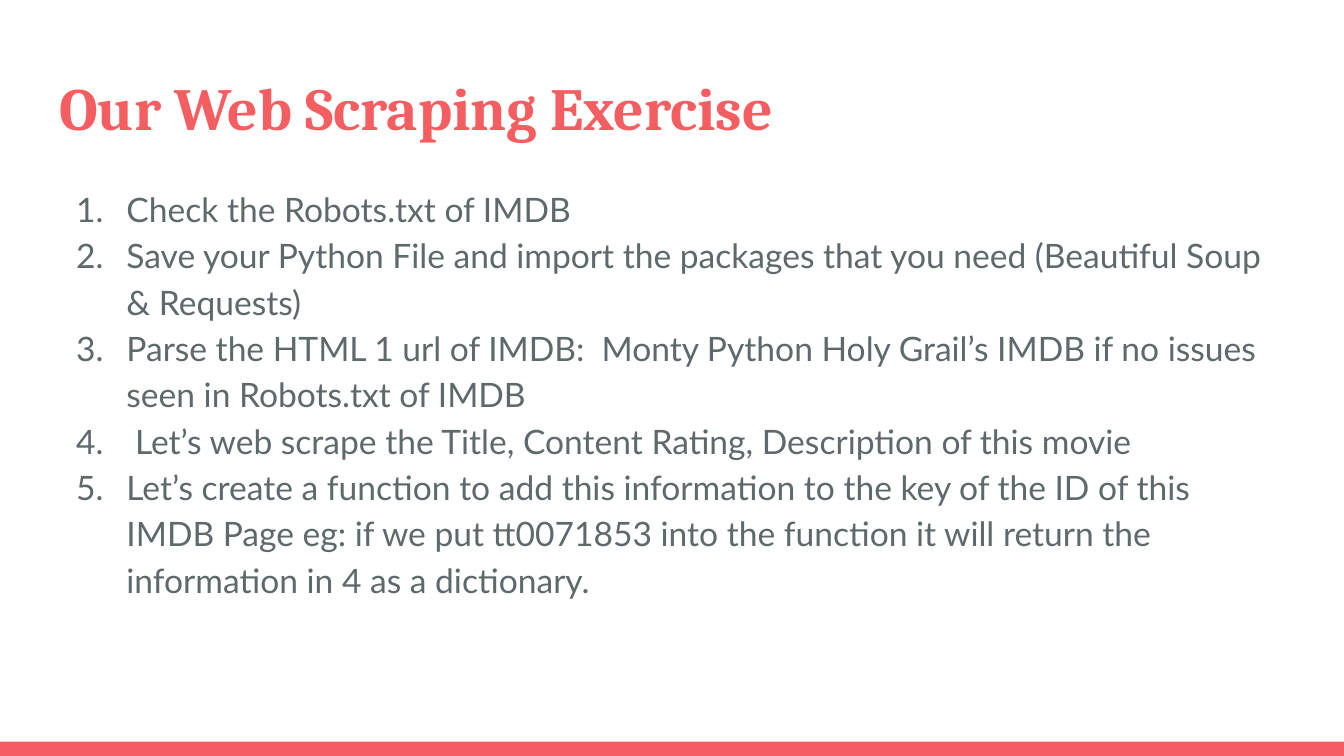
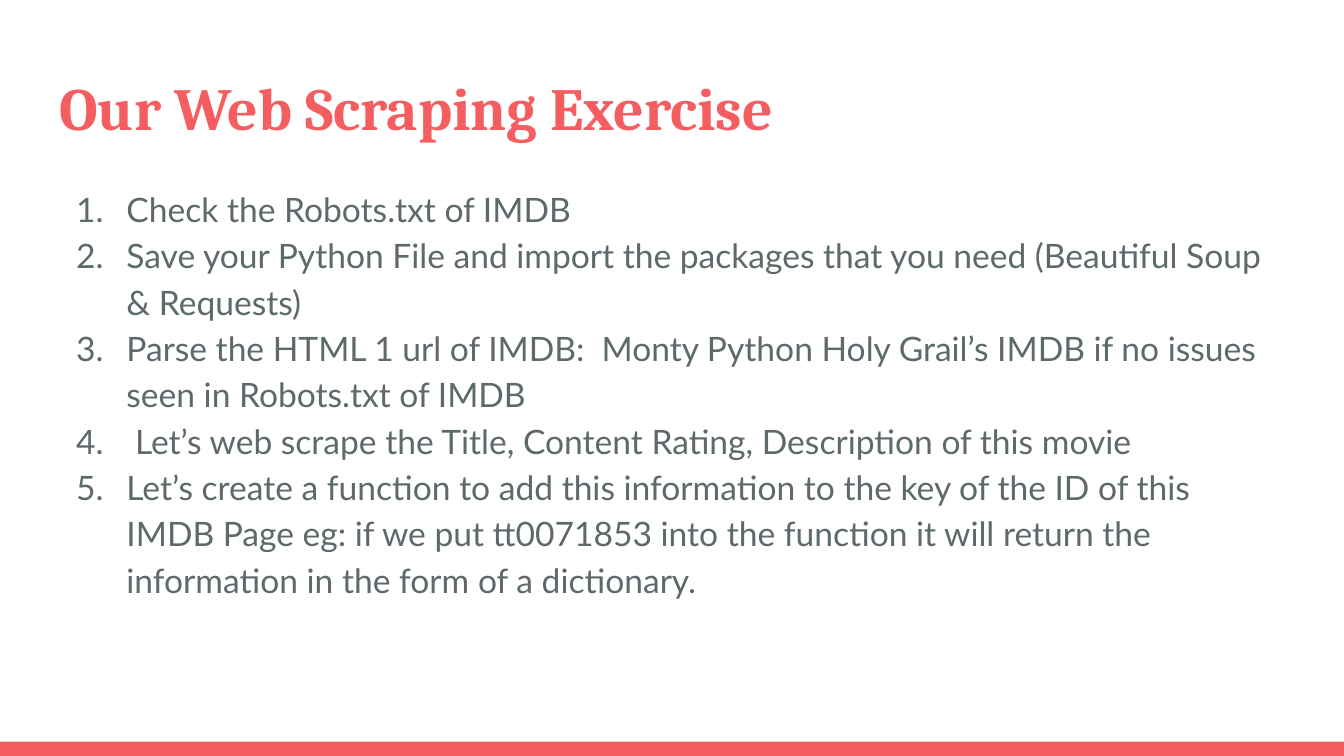
Before and after one commit to monipip3/wwcdc, a slide deck: slide 5 of webscraping/WWCDC_Beautiful Soup.pptx. Drawn at 1344x756 pixels with LibreOffice and Linux fonts; fonts in the diff are those of the drawing. Boxes give left, top, right and bottom in pixels: in the first picture for what was removed or moved away, otherwise in the second. Text is boxed around its words. In the diff, an @@ line names an element or a change of style, - is before the commit and + after.

Commit message:
grammar

```diff
--- a/webscraping/WWCDC_Beautiful Soup.pptx
+++ b/webscraping/WWCDC_Beautiful Soup.pptx
@@ text at (126, 474, 1190, 599): text changed @@
-5. Let’s create a function to add this information to the key of the ID of this IMDB Page eg: if we put tt0071853 into the function it will return the information in 4 as a dictionary.
+5. Let’s create a function to add this information to the key of the ID of this IMDB Page eg: if we put tt0071853 into the function it will return the information in the form of a dictionary.
```
